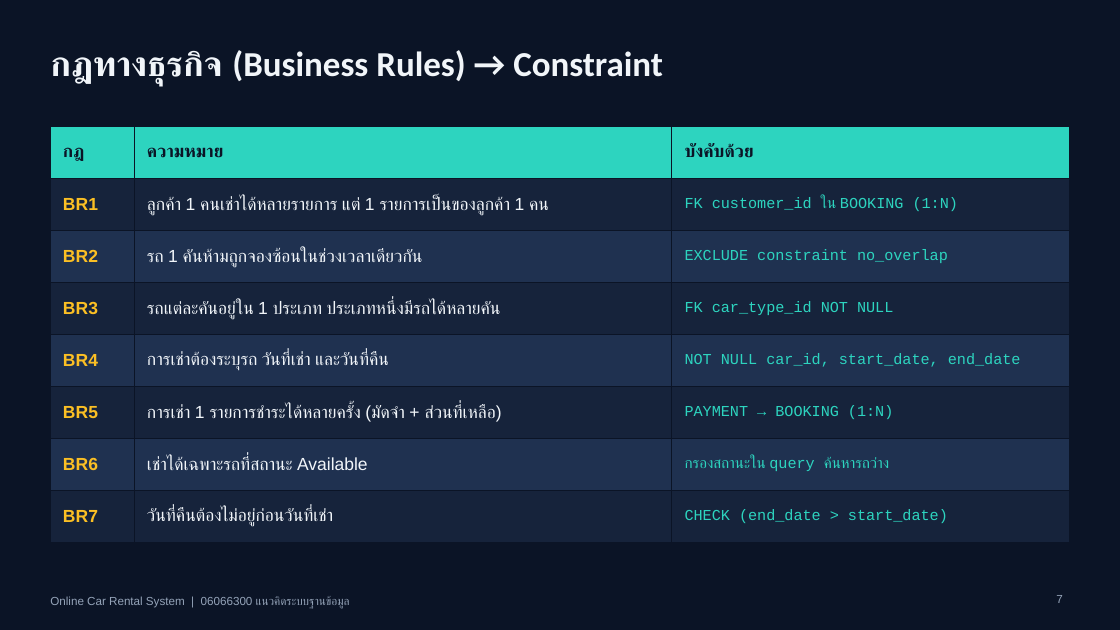
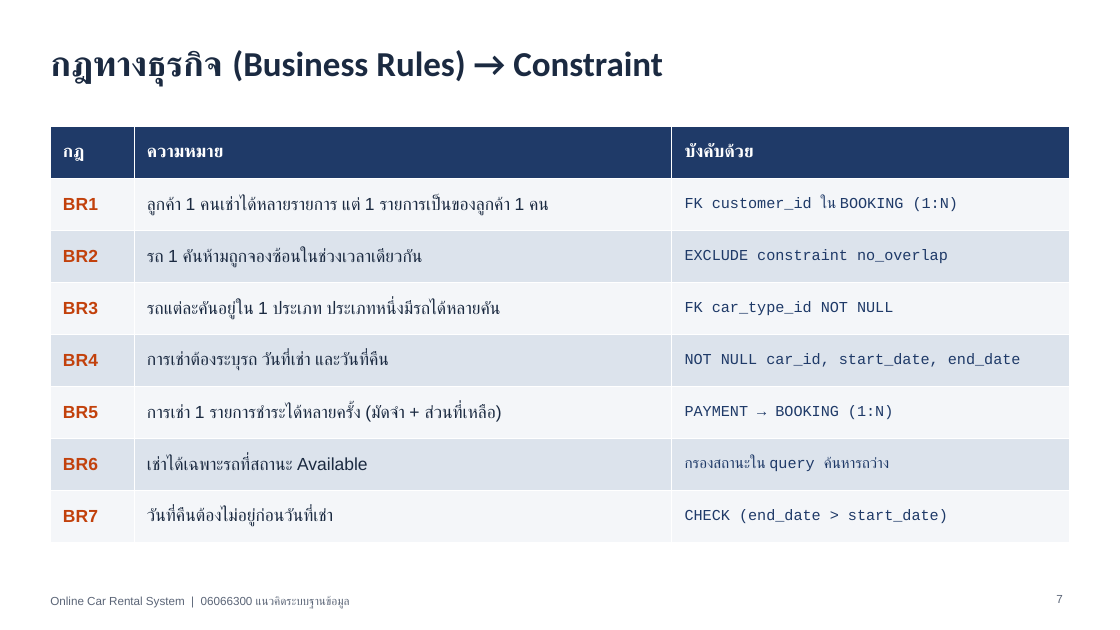
Before and after one commit to 68070299-lang/data, a slide deck: slide 7 of presentation/Online_Car_Rental_System.pptx. Drawn at 1120x630 pixels with LibreOffice and Linux fonts; fonts in the diff are those of the drawing. Boxes give left, top, right and bottom in pixels: in the first picture for what was removed or moved away, otherwise in the second. Text is boxed around its words. In the diff, an @@ line names an element or a change of style, - is before the commit and + after.

```diff
--- a/presentation/Online_Car_Rental_System.pptx
+++ b/presentation/Online_Car_Rental_System.pptx
@@ background #0B1426 to #FFFFFF @@
@@ title "กฎทางธุรกิจ (Business Rules) → Constraint" at bbox=[50, 50, 663, 86]: text colour #F1F5F9 to #1B2A41 @@
@@ table at bbox=[50, 126, 1070, 531] @@
@@ fill #2DD4BF to #1F3A68 in row 1 @@
@@ fill #16233B to #F4F6F9 in 12 cells @@
@@ fill #1F3150 to #DCE3EC in 9 cells @@
@@ text colour #0B1426 to #FFFFFF in "กฎ", "ความหมาย", "บังคับด้วย" @@
@@ text colour #FBBF24 to #C2410C in "BR1", "BR2", "BR3", "BR4" and 3 more places @@
@@ text colour #F1F5F9 to #1B2A41 in "ลูกค้า 1 คนเช่าได้หลายรายการ แต่ 1 รายการเป็นของลูกค้า 1 ...", "รถ 1 คันห้ามถูกจองซ้อนในช่วงเวลาเดียวกัน", "รถแต่ละคันอยู่ใน 1 ประเภท ประเภทหนึ่งมีรถได้หลายคัน", "การเช่าต้องระบุรถ วันที่เช่า และวันที่คืน" and 3 more places @@
@@ text colour #2DD4BF to #1F3A68 in "FK customer_id ใน BOOKING (1:N)", "EXCLUDE constraint no_overlap", "FK car_type_id NOT NULL", "NOT NULL car_id, start_date, end_date" and 3 more places @@
@@ borders changed @@
@@ text "Online Car Rental System | ..." at bbox=[50, 596, 350, 609]: text colour #94A3B8 to #5B6577 @@
@@ page number at bbox=[1056, 595, 1062, 603]: text colour #94A3B8 to #5B6577 @@
```
Also in this commit, not shown: 17 other slides changed, 2 other files.
